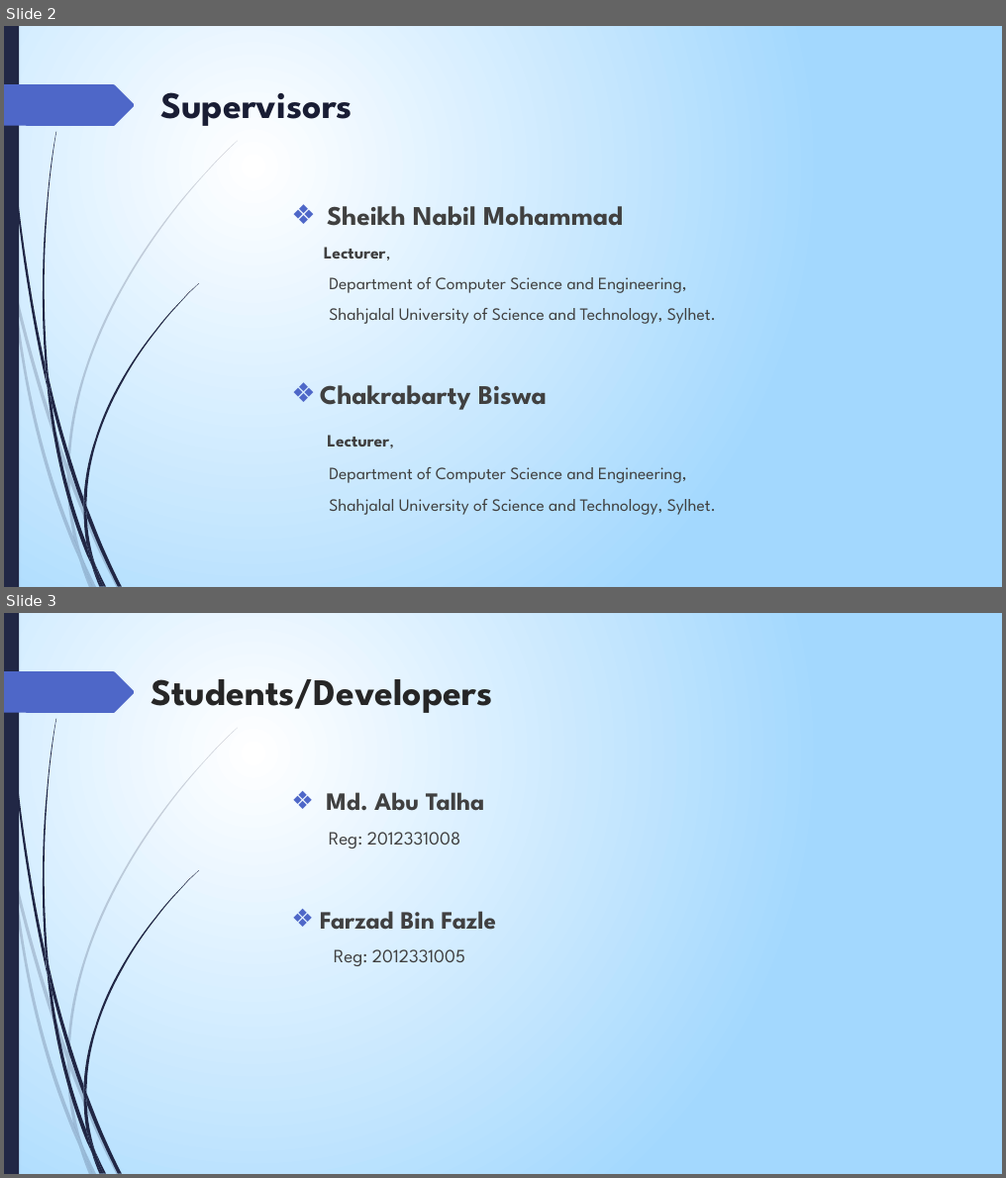
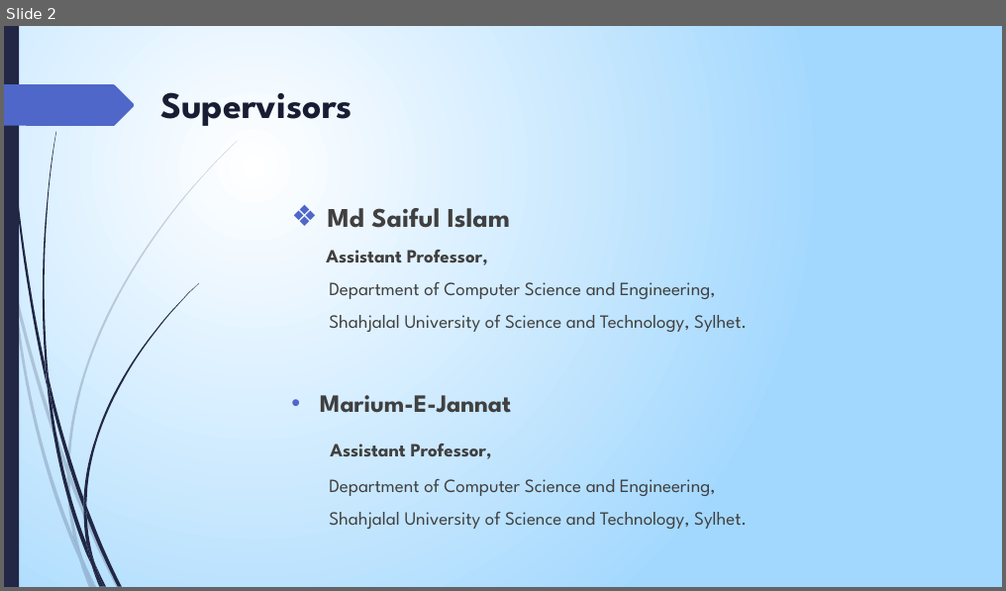
Before and after one commit to talha08/nlp_lab_sust, a slide deck: 200.pptx. Shown one above the other, each under a label of ours: slides 2 and 3 before the commit, slide 2 after it. The pictures are 1006x1178 and 1006x591 pixels, drawn with LibreOffice and Linux fonts; fonts in the diff are those of the drawing. Boxes give left, top, right and bottom in pixels: in the first picture for what was removed or moved away, otherwise in the second. Text is boxed around its words. In the diff, an @@ line names an element or a change of style, - is before the commit and + after.

```diff
--- a/200.pptx
+++ b/200.pptx
@@ slide 3 removed at <box>4,613,1002,1174</box>, background gradient #FFFFFF to #A3D7FF; not listed: 24 template elements that a slide beside it also shows @@
@@ title removed at <box>151,679,492,713</box> @@
-Students/Developers
@@ text removed at <box>320,792,496,966</box> @@
-❖ Md. Abu Talha
-Reg: 2012331008
-❖ Farzad Bin Fazle
-Reg: 2012331005
@@ slide 2 changed as well @@
@@ text at <box>326,208,510,266</box>: text changed; size 25.9 to 18 pt @@
-❖ Sheikh Nabil Mohammad
-Lecturer,
+❖ Md Saiful Islam
+Assistant Professor,
@@ text at <box>329,282,746,529</box>: size 16.6 to 18 pt in "Department of Computer Science and Engineering,", "Shahjalal University of Science and Technology, Sylhet.", "Department of Computer Science and Engineering,", "Shahjalal University of Science and Technology, Sylhet." @@
@@ text at <box>320,395,511,460</box>: text changed; size 25.9 to 18 pt @@
-❖ Chakrabarty Biswa
-Lecturer,
+• Marium-E-Jannat
+Assistant Professor,
```
Also in this commit, not shown: 1 other slide changed, 2 slides added, 13 other slides removed, 15 other files.
